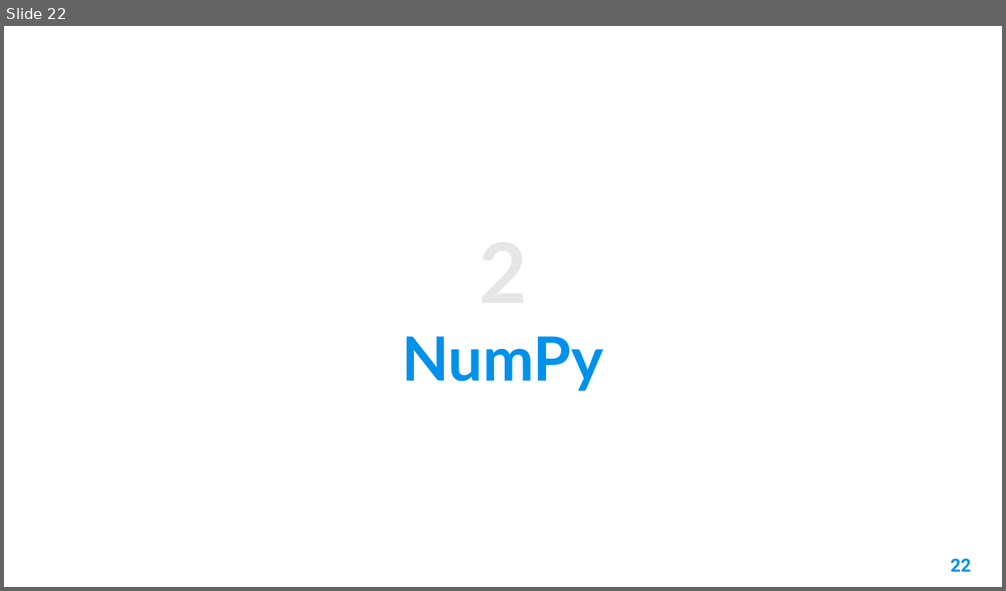
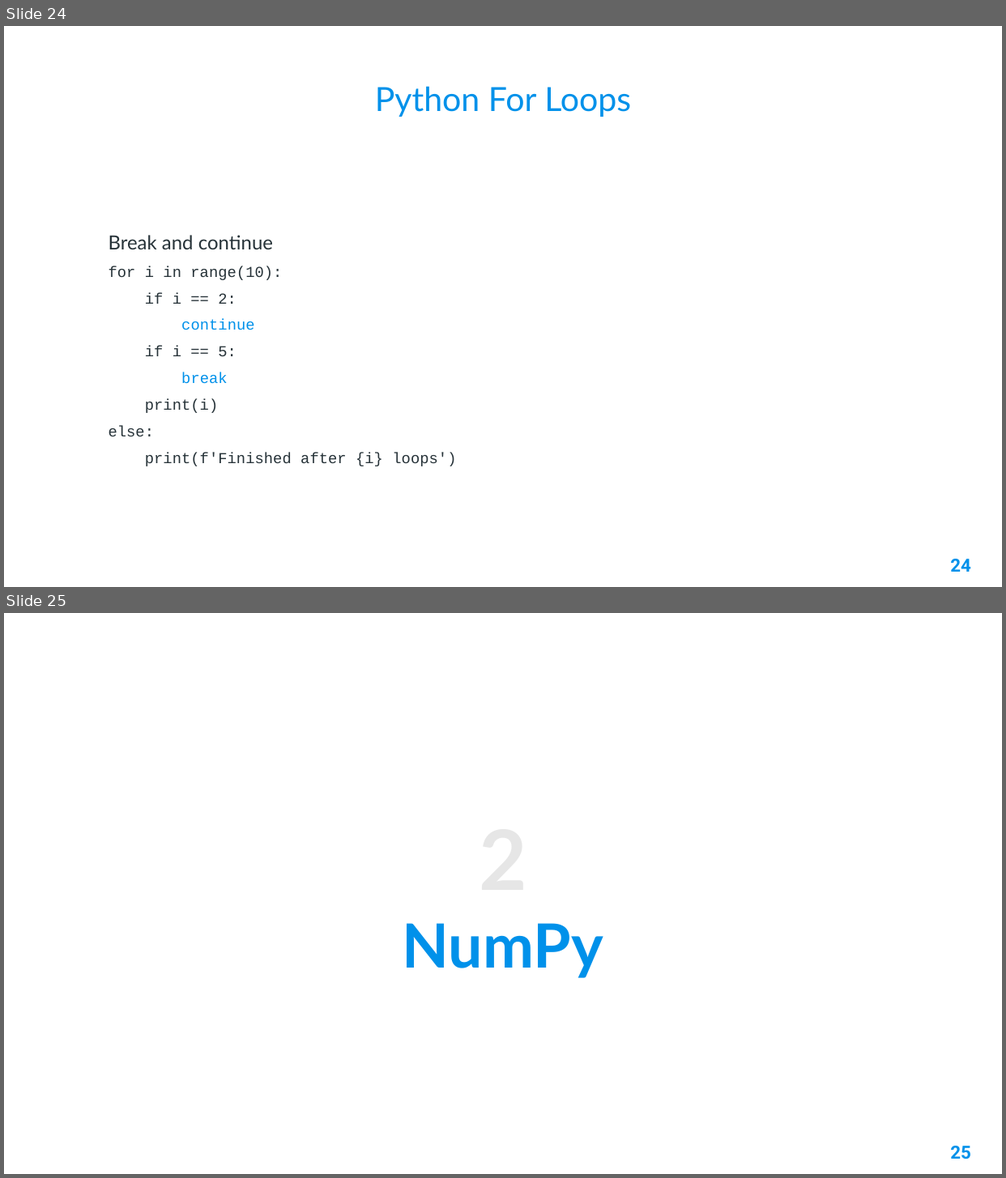
Before and after one commit to AleeRezaa/learn-python, a slide deck: Python.pptx. Shown one above the other, each under a label of ours: slide 22 before the commit, slides 24 and 25 after it. The pictures are 1006x591 and 1006x1178 pixels, drawn with LibreOffice and Linux fonts; fonts in the diff are those of the drawing; background and template pictures are left out. Boxes give left, top, right and bottom in pixels: in the first picture for what was removed or moved away, otherwise in the second. Text is boxed around its words. In the diff, an @@ line names an element or a change of style, - is before the commit and + after.

Commit message:
add for loops

```diff
--- a/Python.pptx
+++ b/Python.pptx
@@ slide 24 added at [4,26,1002,587], background picture (left out) @@
@@ title added at [375,86,631,117], 24 pt, text #0091EA @@
+Python For Loops
@@ text added at [108,235,456,467], 11 pt, text #263238 @@
+Break and continue
+for i in range(10):
+if i == 2:
+continue
+if i == 5:
+break
+print(i)
+else:
+print(f'Finished after {i} loops')
@@ page number added at [950,559,970,572], 13 pt, text #0091EA, bold @@
+24
@@ what was slide 22 is now slide 25 @@
@@ page number at [950,1146,970,1160]: text changed @@
-22
+25
```
Also in this commit, not shown: 17 slides changed, 2 other slides added.
